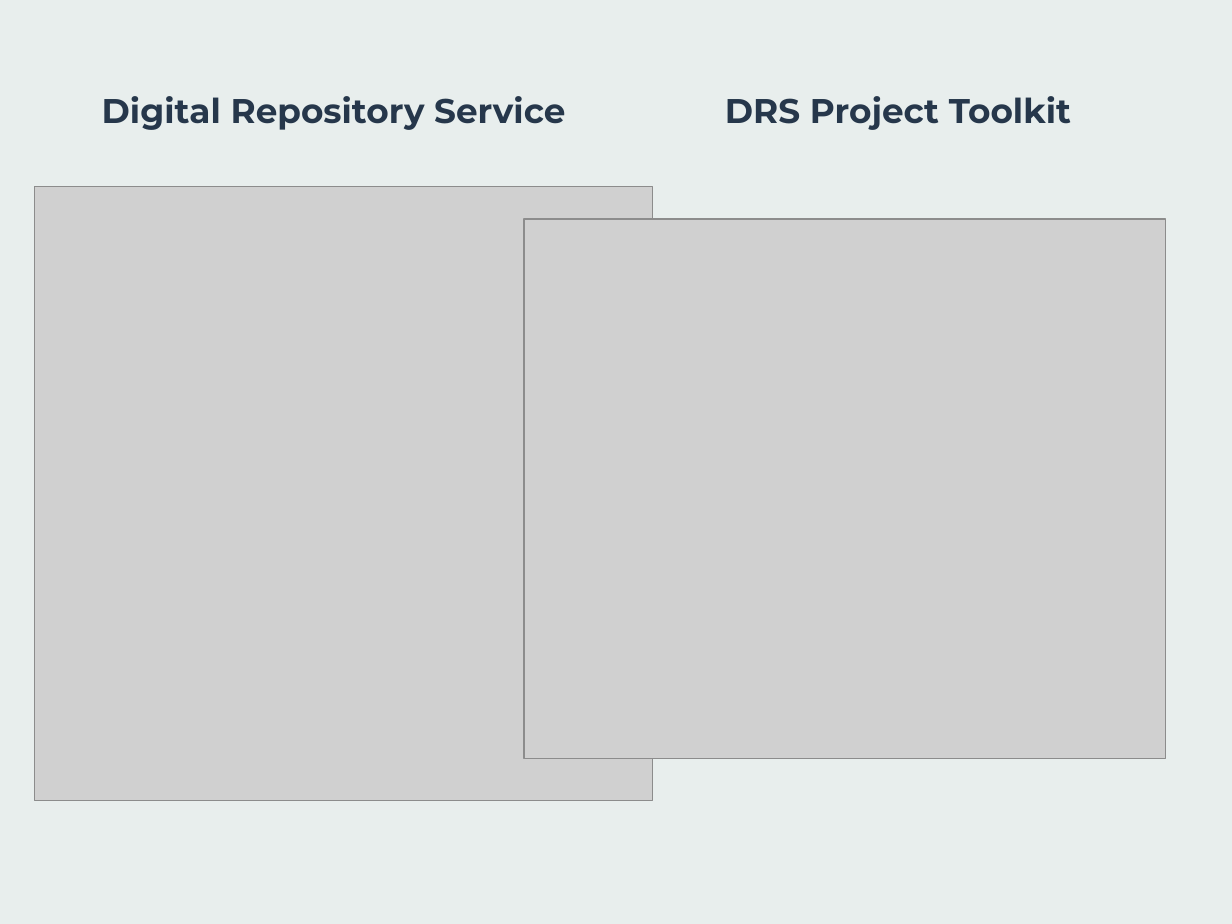
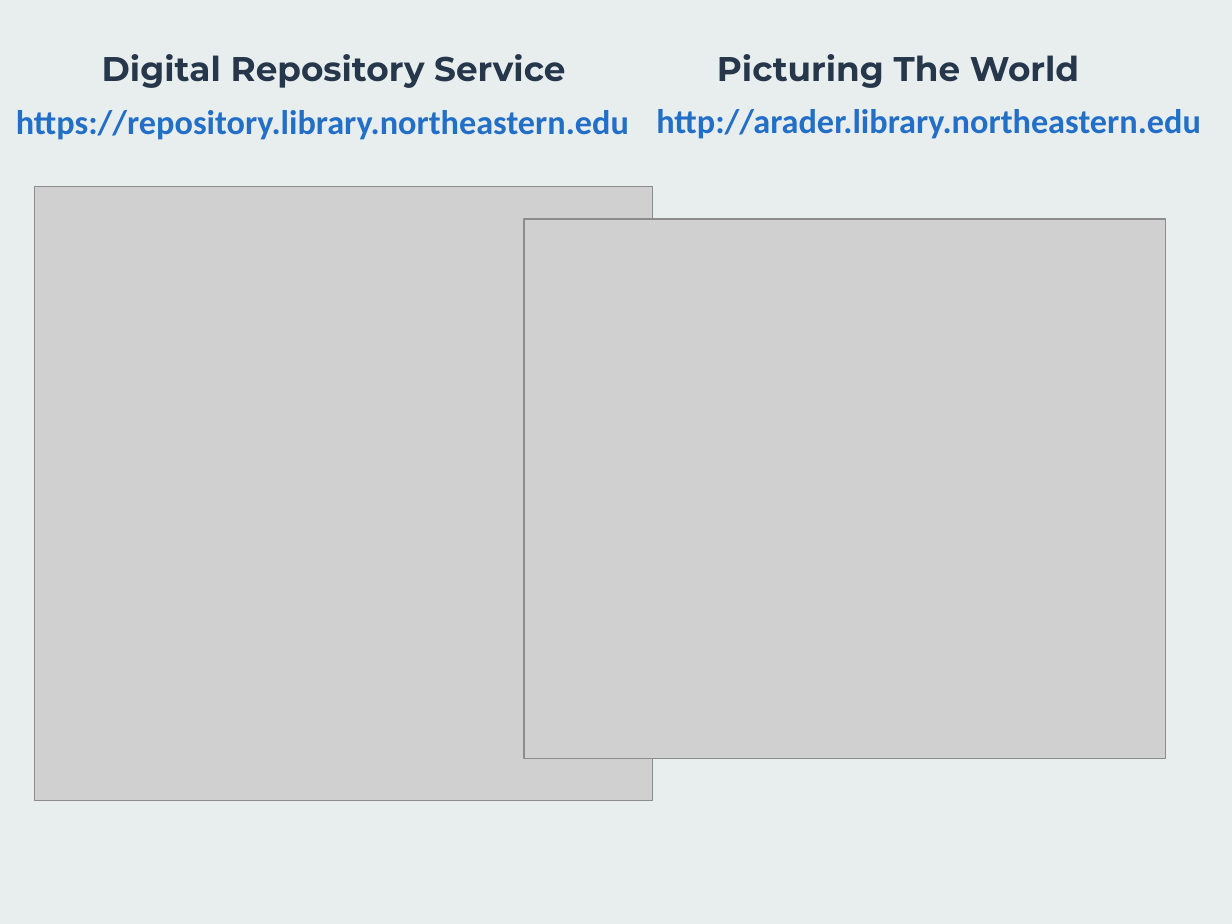
Before and after one commit to sarahjeansweeney/various_files, a slide deck: slide 6 of Presentations/BLC Networking Day 2016/BLCnetworkingDay2016.pptx. Drawn at 1232x924 pixels with LibreOffice and Linux fonts; fonts in the diff are those of the drawing; grey boxes stand for pictures. Boxes give left, top, right and bottom in pixels: in the first picture for what was removed or moved away, otherwise in the second. Text is boxed around its words. In the diff, an @@ line names an element or a change of style, - is before the commit and + after.

```diff
--- a/Presentations/BLC Networking Day 2016/BLCnetworkingDay2016.pptx
+++ b/Presentations/BLC Networking Day 2016/BLCnetworkingDay2016.pptx
@@ text "Digital Repository Service": place and size @@
-text "Digital Repository Service" at (102,96,565,130)
+text "Digital Repository Service" at (102,54,565,88)
@@ text at (717,54,1079,88): text changed @@
-DRS Project Toolkit
+Picturing The World
@@ text added at (16,110,629,140), 20 pt, text #236FC7, bold @@
+https://repository.library.northeastern.edu
@@ text added at (656,109,1201,139), 20 pt, text #236FC7, bold @@
+http://arader.library.northeastern.edu
```
Also in this commit, not shown: 4 other slides changed.
